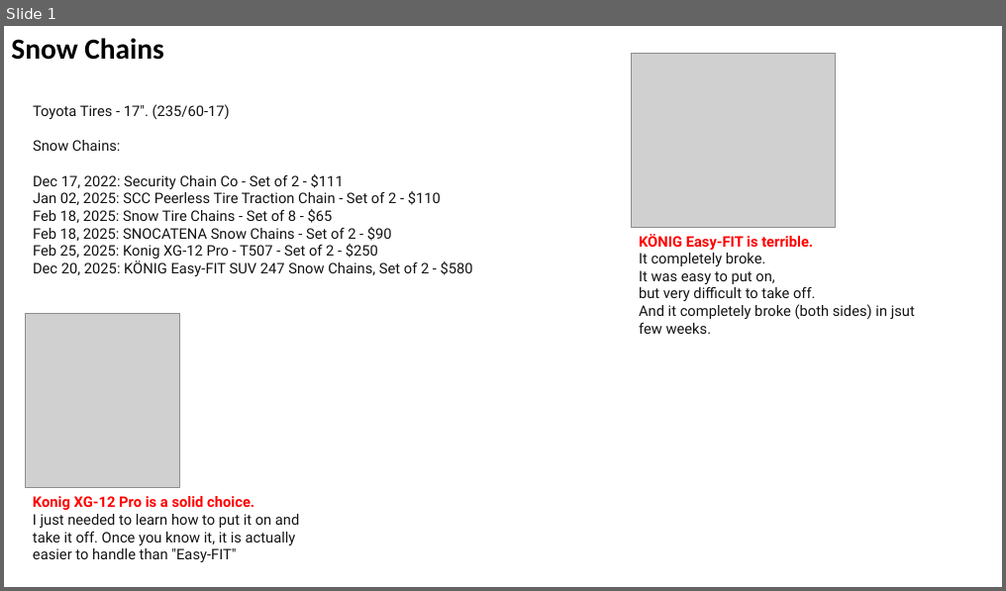
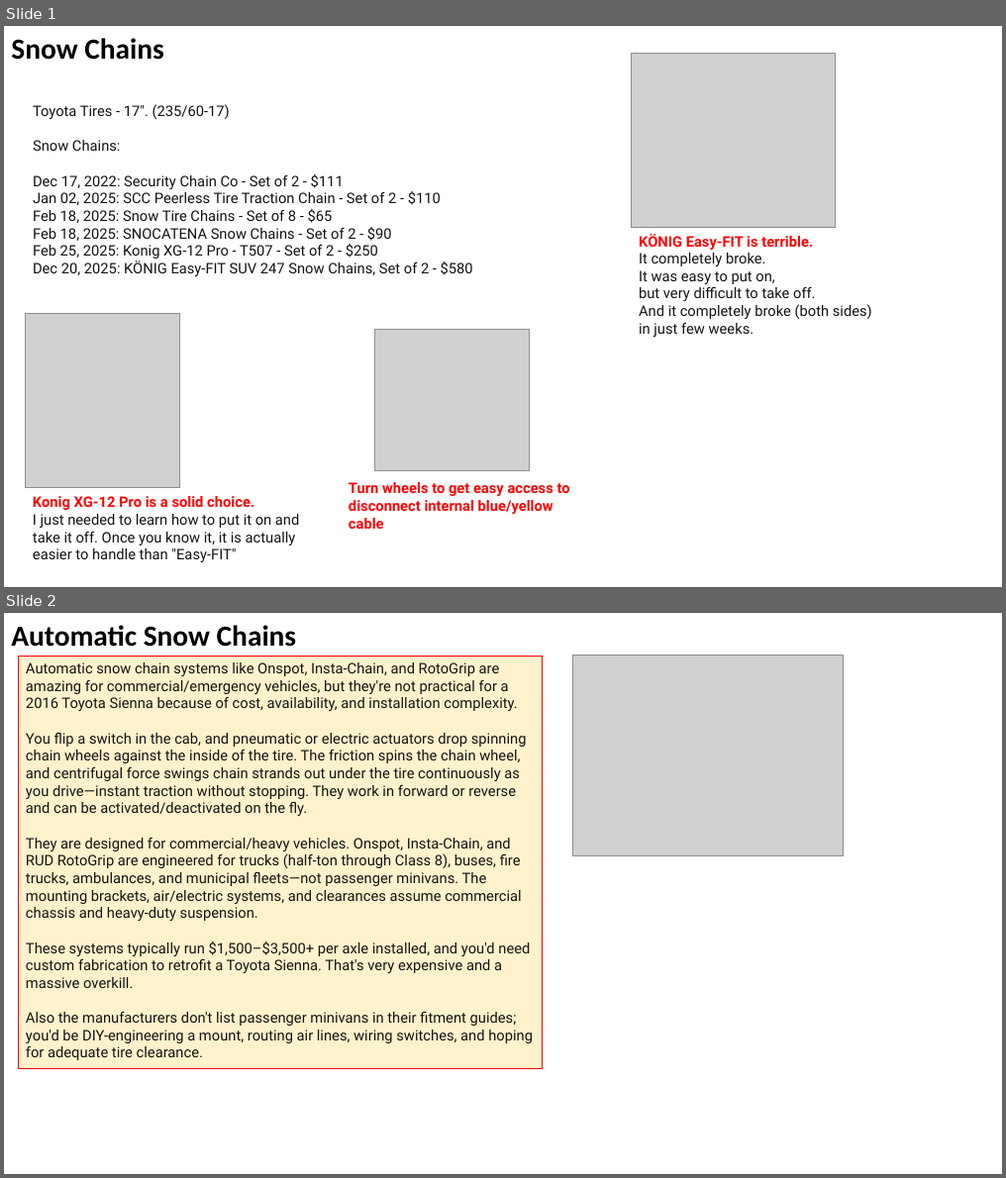
Before and after one commit to lselector/misc_farm, a slide deck: snow_chains.pptx. Shown one above the other, each under a label of ours: slide 1 before the commit, slides 1 and 2 after it. The pictures are 1006x591 and 1006x1178 pixels, drawn with LibreOffice and Linux fonts; fonts in the diff are those of the drawing; grey boxes stand for pictures. Boxes give left, top, right and bottom in pixels: in the first picture for what was removed or moved away, otherwise in the second. Text is boxed around its words. In the diff, an @@ line names an element or a change of style, - is before the commit and + after.

```diff
--- a/snow_chains.pptx
+++ b/snow_chains.pptx
@@ slide 2 added at box(4, 613, 1002, 1174), background #FFFFFF @@
@@ text added at box(11, 625, 296, 647), 28 pt, text #000000, bold @@
+Automatic Snow Chains
@@ rectangle added at box(18, 656, 543, 1069), fill #FFF2CC, outline #FF0000 0.75 pt, 14 pt, text #131313 @@
+Automatic snow chain systems like Onspot, Insta-Chain, and RotoGrip are amazing for commercial/emergency vehicles, but they're not practical for a 2016 Toyota Sienna because of cost, availability, and installation complexity.
+You flip a switch in the cab, and pneumatic or electric actuators drop spinning chain wheels against the inside of the tire. The friction spins the chain wheel, and centrifugal force swings chain strands out under the tire continuously as you drive—instant traction without stopping. They work in forward or reverse and can be activated/deactivated on the fly.
+They are designed for commercial/heavy vehicles. Onspot, Insta-Chain, and RUD RotoGrip are engineered for trucks (half-ton through Class 8), buses, fire trucks, ambulances, and municipal fleets—not passenger minivans. The mounting brackets, air/electric systems, and clearances assume commercial chassis and heavy-duty suspension.
+These systems typically run $1,500–$3,500+ per axle installed, and you'd need custom fabrication to retrofit a Toyota Sienna. That's very expensive and a massive overkill.
+Also the manufacturers don't list passenger minivans in their fitment guides; you'd be DIY-engineering a mount, routing air lines, wiring switches, and hoping for adequate tire clearance.
@@ picture added at box(573, 655, 844, 857) @@
@@ slide 1 changed as well @@
@@ text at box(639, 304, 872, 337): text changed @@
-And it completely broke (both sides) in jsut few weeks.
+And it completely broke (both sides)
+in just few weeks.
@@ picture added at box(374, 330, 529, 472) @@
@@ text added at box(349, 482, 570, 529), 14 pt, text #FF0000, bold @@
+Turn wheels to get easy access to disconnect internal blue/yellow cable
```
Also in this commit, not shown: 2 other slides added.
